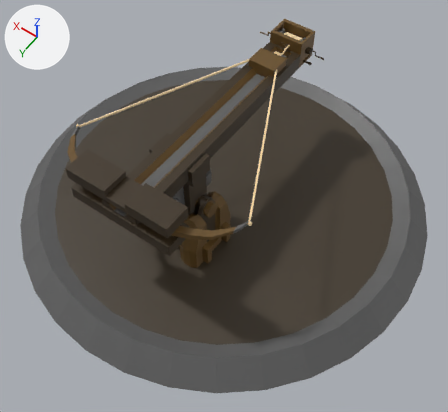
What one commit did to the FBX model Assets/Models/Turrets/prefab/BALLISTA.fbx.
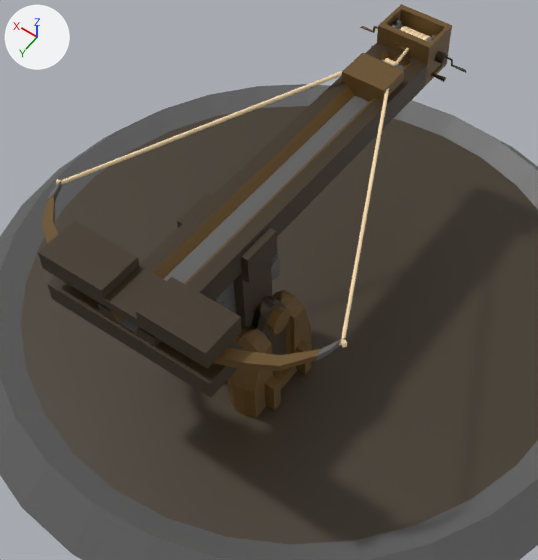
Each version is shown whole from a 50 mm camera at (-1.61, 2.09, 2.96) aimed at (-0.17, 0.07, -0.22), then close up on the part from 9% to 82% of the width and 4% to 86% of the height. The axes (+X, +Y, +Z) are drawn at upper left. The lights are the same throughout. Both versions are drawn at frame 1 of the action 'SPARO'; the numbers are the values there.
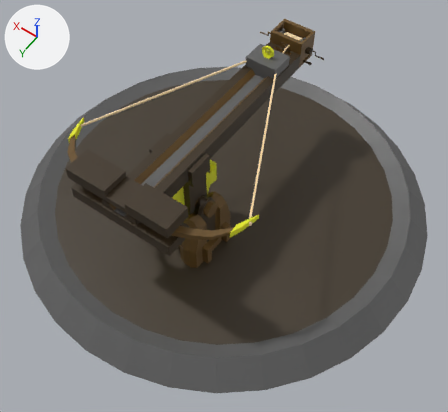
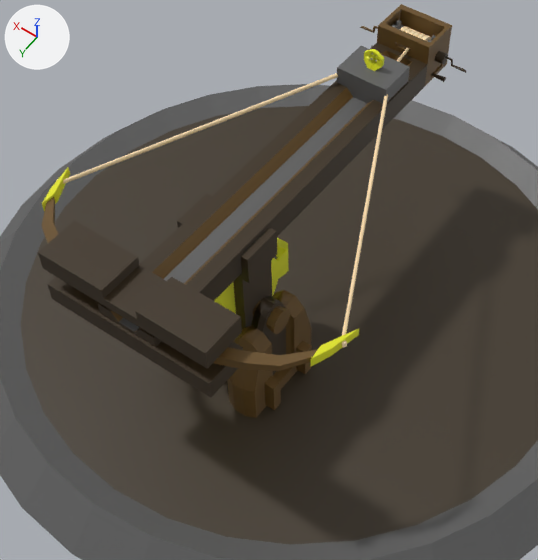
Pixel boxes (x1, y1, x2, y2) of what changed, in the close-ups (538 x 560 px):
'lv 2', added: after (42, 46, 410, 367)
    faces in mat_ferro (dark grey #5f5f5f): (336, 46, 410, 103)
    faces in mat_oro (yellow #e3e71d): (42, 49, 384, 367)

The change, as a diff of the scene's bpy script:
```diff
--- a/Assets/Models/Turrets/prefab/BALLISTA.fbx.py
+++ b/Assets/Models/Turrets/prefab/BALLISTA.fbx.py
@@ mat_oro @@
+mat_oro = principled_material('oro')
+mat_oro.base_color = (0.772, 0.8, 0.0124)  # yellow #e4e71d
@@ me_cube_008 @@
+me_cube_008.from_pydata(...)  # 310 vertices, 273 faces; spans x -0.622..0.622, y -1.047..0.305, z -0.272..0.525
+# faces by material slot: [50, 223]
+me_cube_008.materials.append(mat_ferro)  # dark grey #5f5f5f
+me_cube_008.materials.append(mat_oro)  # yellow #e4e71d
@@ ob_lv_2 @@
+ob_lv_2 = bpy.data.objects.new('lv 2', me_cube_008)
+ob_lv_2.location = (0.0, 0.277, 0.0)
```
